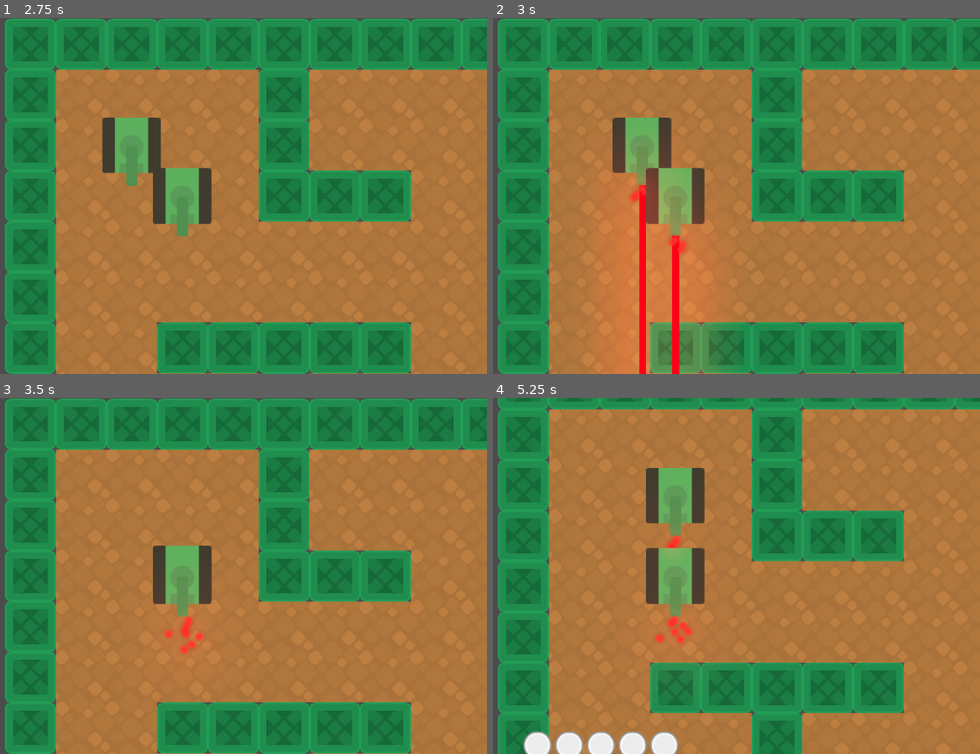
Above: before the commit, frames 1-4 (two rows, left to right).
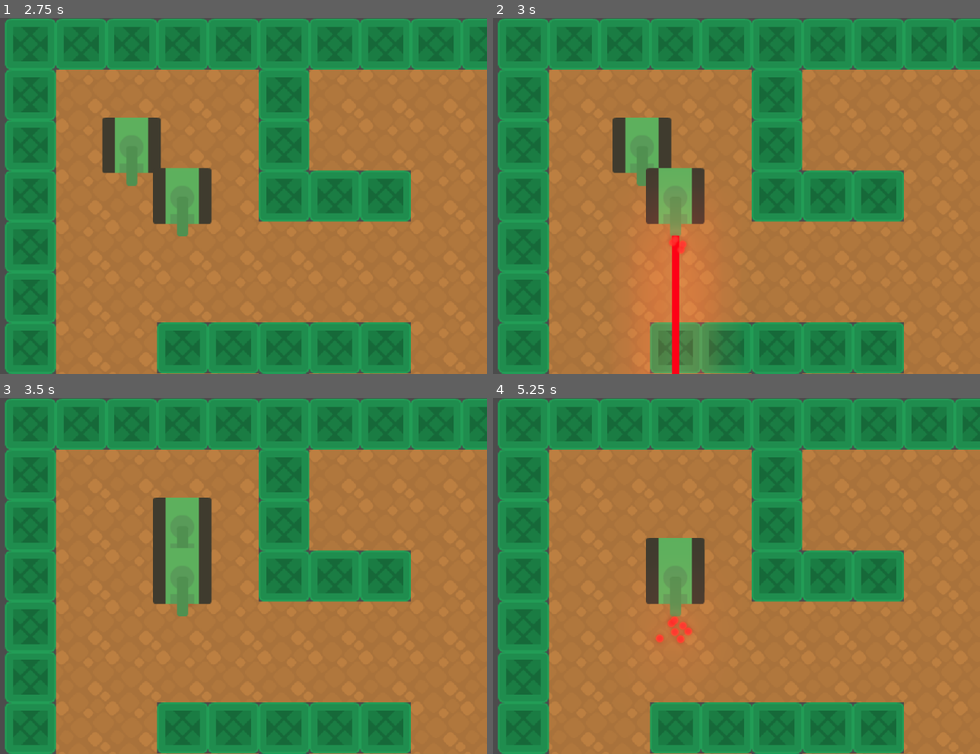
Above: after the commit, the same moments.

Repository: lendroit/tanktank
Game: Godot game, scene res://World.tscn
Same seed, same stepped clock (60 frames per second), same inputs: the game is played once before the commit and once after it.
Inputs:
- Up to frame 1 (2.75 s): tap Enter (end_turn_p1) at 0.5, 2 s; hold Right (rotate_right_p1) 0.53-1.28 s; hold Space (shoot_p1) 0.53-1.28 s; tap A (shoot_p2) at 0.8, 1.35, 2.3 s; hold Down (move_backward_p1) 1.28-2.03 s; tap Space (shoot_p1) at 1.55 s; hold Right (rotate_right_p1) from 2.03 s (still down); hold Enter (end_turn_p1) from 2.03 s (still down)
- Up to frame 2 (3 s): keep holding Right (rotate_right_p1); tap Space (shoot_p1) at 2.75 s; release Enter (end_turn_p1) at 2.78 s; tap E (end_turn_p2) at 2.85 s
- Up to frame 3 (3.5 s): keep holding Right (rotate_right_p1); tap Space (shoot_p1) at 3.05 s
- Up to frame 4 (5.25 s): release Right (rotate_right_p1) at 3.53 s; hold S (move_backward_p2) 3.53-4.28 s; hold Left (rotate_left_p1) 3.53-5.03 s; tap A (shoot_p2) at 3.8 s; tap Up (move_frontward_p1) at 4.35 s; tap Space (shoot_p1) at 4.55 s; tap Enter (end_turn_p1) at 5 s; hold Down (move_backward_p1) from 5.03 s (still down); hold Z (move_frontward_p2) from 5.03 s (still down)

Frame 1 is identical in both runs. In frame 2, 3.8% of the frame differs, in the area x 22-37%, y 37-100%; in frame 3, 1.9%; in frame 4, 33%, in the area x 0-100%, y 0-100%.

Commit message:
feature: Implement shoot

Diff:
--- a/Player.gd
+++ b/Player.gd
@@ -25,9 +25,12 @@
 
 func exeute_next_action():
 	var action = action_list.pop_front()
-	shoot(10)
 	if action:
-		move(action)
+		if action == "shoot":
+			shoot(10)
+			return
+		else:
+			move(action)
 
 func move(dir):
 	ray.cast_to = inputs[dir] * tile_size
--- a/World.gd
+++ b/World.gd
@@ -24,7 +24,7 @@
 		player_1_action.append("down")
 
 	if event.is_action_pressed("shoot_p1"):
-		pass
+		player_1_action.append("shoot")
 
 	if event.is_action_pressed("rotate_right_p2"):
 		player_2_action.append("right")
@@ -39,7 +39,7 @@
 		player_2_action.append("down")
 
 	if event.is_action_pressed("shoot_p2"):
-		pass
+		player_2_action.append("shoot")
 
 	if event.is_action_pressed("end_turn_p1"):
 		player_1_ready = true
